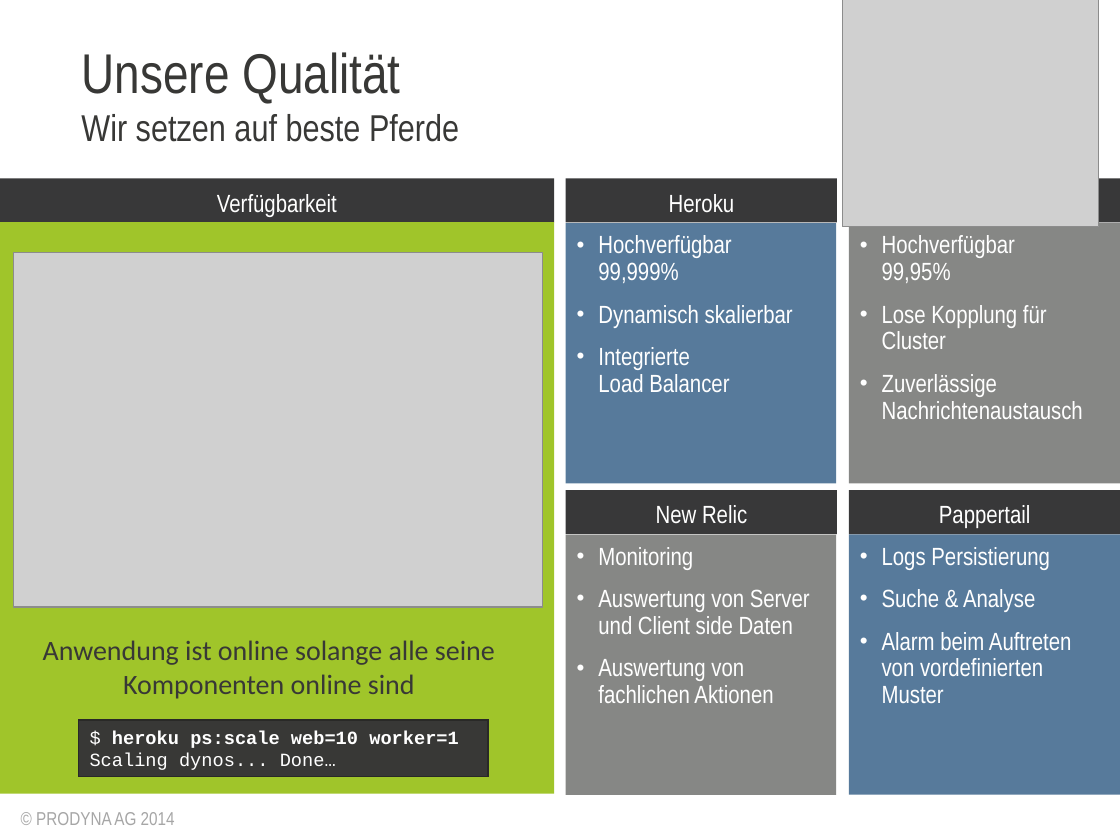
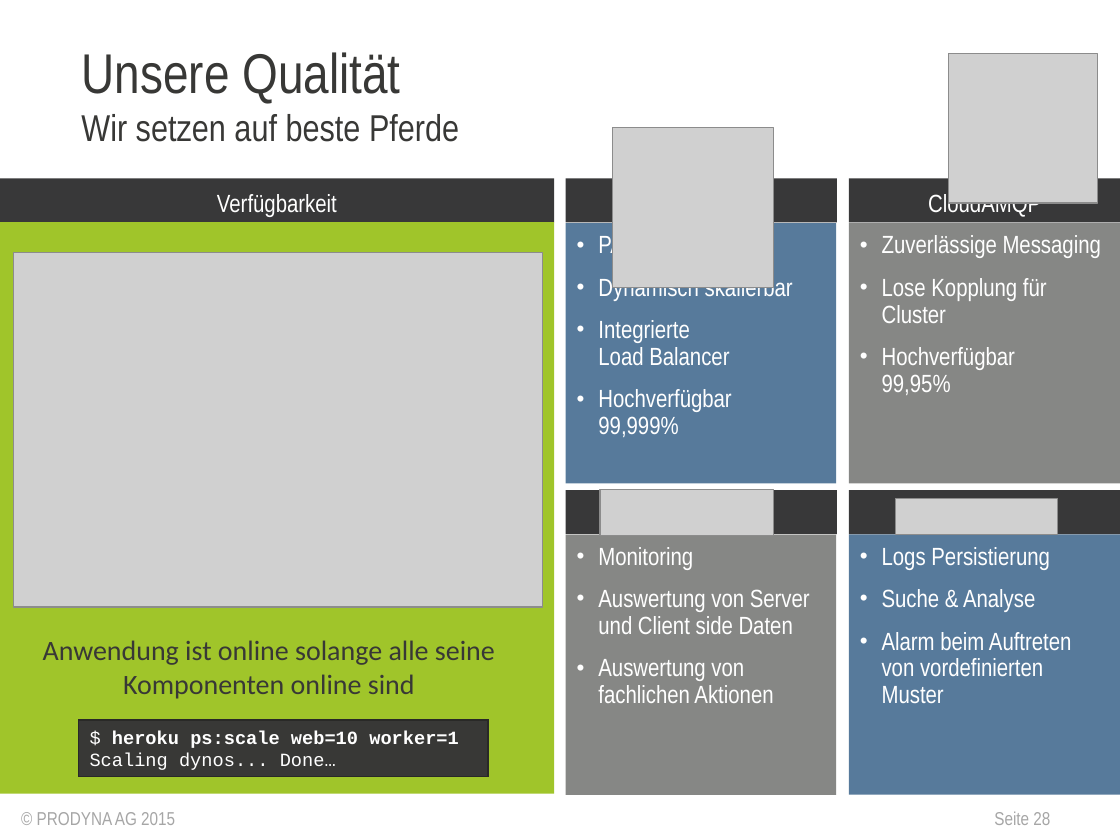
Before and after one commit to lagranovskiy/timetracker-server, a slide deck: slide 28 of doc/AbschlussPräsentation.pptx (slide 23 before the commit). Drawn at 1120x840 pixels with LibreOffice and Linux fonts; fonts in the diff are those of the drawing; grey boxes stand for pictures; background and template pictures are left out. Boxes give left, top, right and bottom in pixels: in the first picture for what was removed or moved away, otherwise in the second. Text is boxed around its words. In the diff, an @@ line names an element or a change of style, - is before the commit and + after.

```diff
--- a/doc/AbschlussPräsentation.pptx
+++ b/doc/AbschlussPräsentation.pptx
@@ picture added at <box>948,54,1096,203</box> @@
@@ picture: place and size @@
-picture at <box>842,0,1099,226</box>
+picture at <box>613,128,773,288</box>
@@ text removed at <box>669,194,735,213</box> @@
-Heroku
@@ text at <box>928,191,1041,217</box>: text changed @@
-AMQP
+CloudAMQP
@@ text at <box>598,233,651,259</box>: text changed @@
-• Hochverfügbar
-  99,999%
+• PAAS
@@ text at <box>882,235,1101,323</box>: paragraphs added @@
+• Zuverlässige Messaging
+• Lose Kopplung für Cluster
@@ text at <box>882,305,1083,419</box>: paragraphs removed @@
-• Lose Kopplung für Cluster
-• Zuverlässige Nachrichtenaustausch
@@ text at <box>598,389,731,437</box>: paragraph added @@
+• Hochverfügbar
+  99,999%
@@ picture added at <box>600,489,774,535</box> @@
@@ text removed at <box>656,505,747,524</box> @@
-New Relic
@@ picture added at <box>895,498,1057,534</box> @@
@@ text removed at <box>939,505,1031,528</box> @@
-Pappertail
@@ text at <box>37,812,175,825</box>: text changed @@
-© PRODYNA AG 2014
+© PRODYNA AG 2015
@@ page number added at <box>994,811,1050,825</box>, 12 pt, text #A6A6A6 @@
+Seite 28
```
Also in this commit, not shown: 33 other slides changed, 8 slides added, 1 other file.
